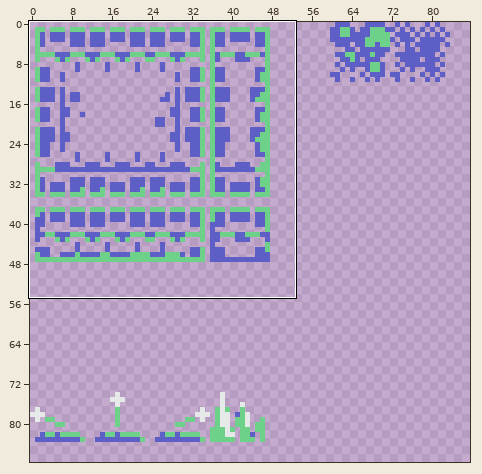
File history of a sprite sheet, src/assets/tiles.png. The picture above shows the old version from afar; the outline marks the close-up.
Close-up. Earlier state:
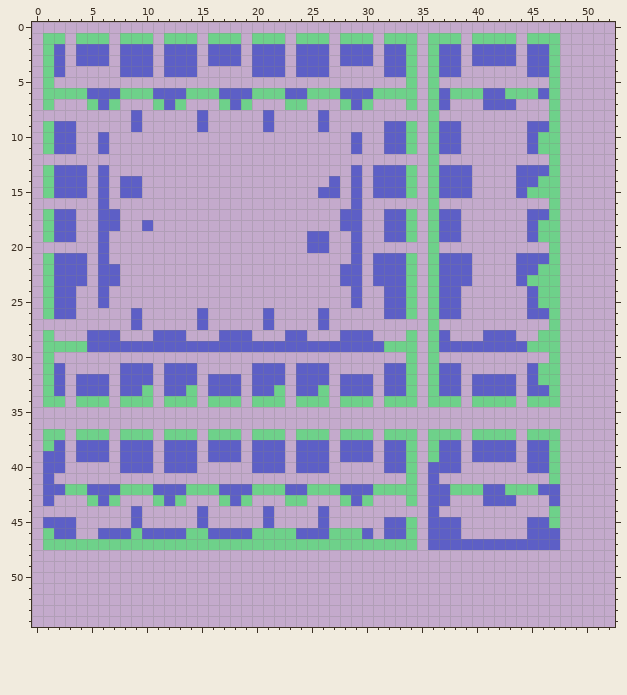
The file is 160x144 pixels. Shown: x 0..52, y 0..54. The wide view leaves out empty margins.
New version:
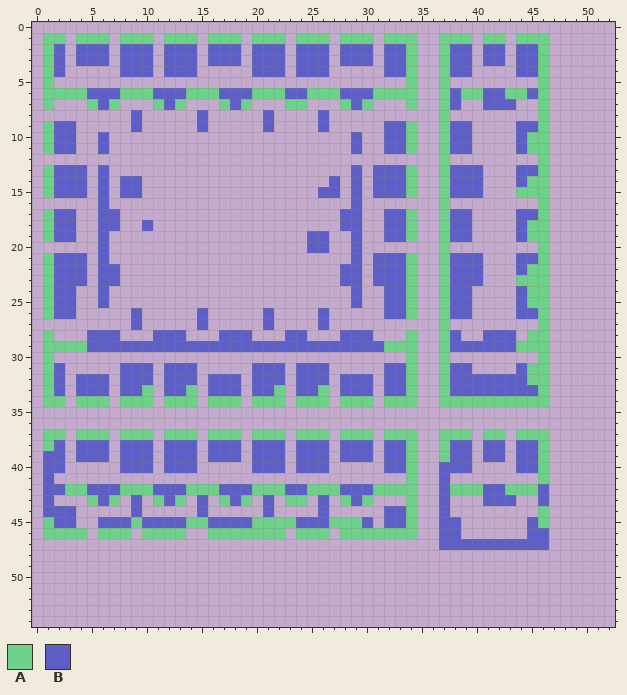
Palette (. is transparent): A #6ed18a  B #5d5fc6
The exact change:
@@ x 0..52 @@
  0 .....................................................
- 1 .AA.AAA.AAA.AAA.AAA.AAA.AAA.AAA.AAA.AAA.AAAA.AAA.....
- 2 .AB.BBB.BBB.BBB.BBB.BBB.BBB.BBB.BBA.ABB.BBBB.BBA.....
- 3 .AB.BBB.BBB.BBB.BBB.BBB.BBB.BBB.BBA.ABB.BBBB.BBA.....
- 4 .AB.....BBB.BBB.....BBB.BBB.....BBA.ABB......BBA.....
- 5 .A................................A.A..........A.....
- 6 .AAAABBBAAABBBAAABBBAAABBAAABBBAAAA.ABAAABBAAABA.....
- 7 .A...ABA...ABA...ABA...AA...ABA...A.AB...BBB...A.....
- 8 .........B.....B.....B....B.........A..........A.....
- 9 .ABB.....B.....B.....B....B.....BBA.ABB......BBA.....
-10 .ABB..B......................B..BBA.ABB......BAA.....
-11 .ABB..B......................B..BBA.ABB......BAA.....
-12 ....................................A..........A.....
-13 .ABBB.B......................B.BBBA.ABBB....BBBA.....
-14 .ABBB.B.BB.................B.B.BBBA.ABBB....BBAA.....
-15 .ABBB.B.BB................BB.B.BBBA.ABBB....BAAA.....
-16 ......B......................B......A..........A.....
-17 .ABB..BB....................BB..BBA.ABB......BBA.....
-18 .ABB..BB..B.................BB..BBA.ABB......BAA.....
-19 .ABB..B..................BB..B..BBA.ABB......BAA.....
-20 ......B..................BB..B......A..........A.....
-21 .ABBB.B......................B.BBBA.ABBB....BBBA.....
-22 .ABBB.BB....................BB.BBBA.ABBB....BBAA.....
-23 .ABBB.BB....................BB.BBBA.ABBB....BAAA.....
-24 .ABB..B......................B..BBA.ABB......BAA.....
-25 .ABB..B......................B..BBA.ABB......BAA.....
-26 .ABB.....B.....B.....B....B.....BBA.ABB......BBA.....
-27 .........B.....B.....B....B.........A..........A.....
-28 .A...BBB...BBB...BBB...BB...BBB...A.AB...BBB..AA.....
-29 .AAAABBBBBBBBBBBBBBBBBBBBBBBBBBBAAA.ABBBBBBBBAAA.....
-30 .A................................A.A..........A.....
-31 .AB.....BBB.BBB.....BBB.BBB.....BBA.ABB......BAA.....
-32 .AB.BBB.BBB.BBB.BBB.BBB.BBB.BBB.BBA.ABB.BBBB.BAA.....
-33 .AB.BBB.BBA.BBA.BBB.BBA.BBA.BBB.BBA.ABB.BBBB.BBA.....
-34 .AA.AAA.AAA.AAA.AAA.AAA.AAA.AAA.AAA.AAA.AAAA.AAA.....
+ 1 .AA.AAA.AAA.AAA.AAA.AAA.AAA.AAA.AAA..AAA.AA.AAA......
+ 2 .AB.BBB.BBB.BBB.BBB.BBB.BBB.BBB.BBA..ABB.BB.BBA......
+ 3 .AB.BBB.BBB.BBB.BBB.BBB.BBB.BBB.BBA..ABB.BB.BBA......
+ 4 .AB.....BBB.BBB.....BBB.BBB.....BBA..ABB....BBA......
+ 5 .A................................A..A........A......
+ 6 .AAAABBBAAABBBAAABBBAAABBAAABBBAAAA..ABAABBAABA......
+ 7 .A...ABA...ABA...ABA...AA...ABA...A..AB..BBB..A......
+ 8 .........B.....B.....B....B..........A........A......
+ 9 .ABB.....B.....B.....B....B.....BBA..ABB....BBA......
+10 .ABB..B......................B..BBA..ABB....BAA......
+11 .ABB..B......................B..BBA..ABB....BAA......
+12 .....................................A........A......
+13 .ABBB.B......................B.BBBA..ABBB...BBA......
+14 .ABBB.B.BB.................B.B.BBBA..ABBB...BAA......
+15 .ABBB.B.BB................BB.B.BBBA..ABBB...AAA......
+16 ......B......................B.......A........A......
+17 .ABB..BB....................BB..BBA..ABB....BBA......
+18 .ABB..BB..B.................BB..BBA..ABB....BAA......
+19 .ABB..B..................BB..B..BBA..ABB....BAA......
+20 ......B..................BB..B.......A........A......
+21 .ABBB.B......................B.BBBA..ABBB...BBA......
+22 .ABBB.BB....................BB.BBBA..ABBB...BAA......
+23 .ABBB.BB....................BB.BBBA..ABBB...AAA......
+24 .ABB..B......................B..BBA..ABB....BAA......
+25 .ABB..B......................B..BBA..ABB....BAA......
+26 .ABB.....B.....B.....B....B.....BBA..ABB....BBA......
+27 .........B.....B.....B....B..........A........A......
+28 .A...BBB...BBB...BBB...BB...BBB...A..AB..BBB.AA......
+29 .AAAABBBBBBBBBBBBBBBBBBBBBBBBBBBAAA..ABBBBBBAAA......
+30 .A................................A..A........A......
+31 .AB.....BBB.BBB.....BBB.BBB.....BBA..ABB....BAA......
+32 .AB.BBB.BBB.BBB.BBB.BBB.BBB.BBB.BBA..ABBBBBBBAA......
+33 .AB.BBB.BBA.BBA.BBB.BBA.BBA.BBB.BBA..ABBBBBBBBA......
+34 .AA.AAA.AAA.AAA.AAA.AAA.AAA.AAA.AAA..AAAAAAAAAA......
 35 .....................................................
 36 .....................................................
-37 .AA.AAA.AAA.AAA.AAA.AAA.AAA.AAA.AAA.AAA.AAAA.AAA.....
-38 .AB.BBB.BBB.BBB.BBB.BBB.BBB.BBB.BBA.ABB.BBBB.BBA.....
-39 .BB.BBB.BBB.BBB.BBB.BBB.BBB.BBB.BBA.ABB.BBBB.BBA.....
-40 .BB.....BBB.BBB.....BBB.BBB.....BBA.BBB......BBA.....
-41 .B................................A.B..........A.....
-42 .BBAABBBAAABBBAAABBBAAABBAAABBBAAAA.BBAAABBAAABB.....
-43 .B...ABA...ABA...ABA...AA...ABA...A.BB...BBB...B.....
-44 .........B.....B.....B....B.........B..........A.....
-45 .BBB.....B.....B.....B....B.....BBA.BBB......BBA.....
-46 .ABB..BBBABBBBAABBBBAAAABBBAAAB.BBA.BBB......BBB.....
-47 .AAAAAAAAAAAAAAAAAAAAAAAAAAAAAAAAAA.BBBBBBBBBBBB.....
+37 .AA.AAA.AAA.AAA.AAA.AAA.AAA.AAA.AAA..AAA.AA.AAA......
+38 .AB.BBB.BBB.BBB.BBB.BBB.BBB.BBB.BBA..ABB.BB.BBA......
+39 .BB.BBB.BBB.BBB.BBB.BBB.BBB.BBB.BBA..ABB.BB.BBA......
+40 .BB.....BBB.BBB.....BBB.BBB.....BBA..BBB....BBA......
+41 .B................................A..B........A......
+42 .BBAABBBAAABBBAAABBBAAABBAAABBBAAAA..BAAABBAAAB......
+43 .B...ABA.B.ABA.B.ABA.B.AA.B.ABA...A..B...BBB..B......
+44 .BBB.....B.....B.....B....B.....BBA..B........A......
+45 .ABB..BBBABBBBAABBBBAAAABBBAAAB.BBA..BB......BA......
+46 .AAAA.AAA.AAAA..AAAAAAA.AAA.AAAAAAA..BB......BB......
+47 .....................................BBBBBBBBBB......
 48 .....................................................
Pixel boxes of the changes (left, top, right, bottom) in both close-ups:
changed: (43, 33, 560, 550)
